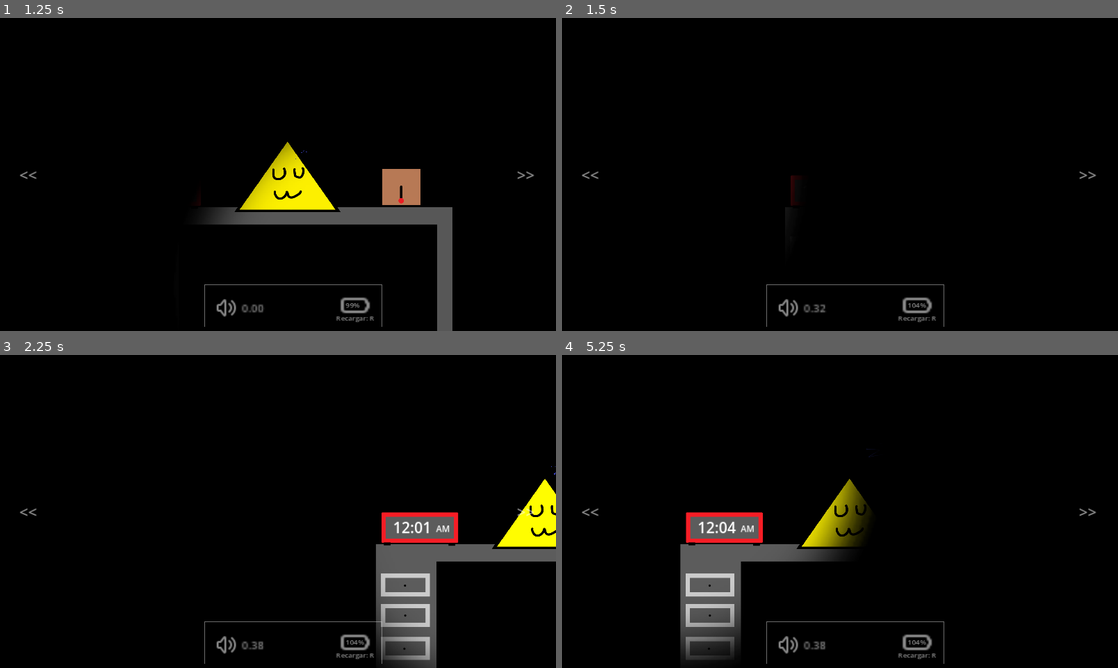
Above: before the commit, frames 1-4 (two rows, left to right).
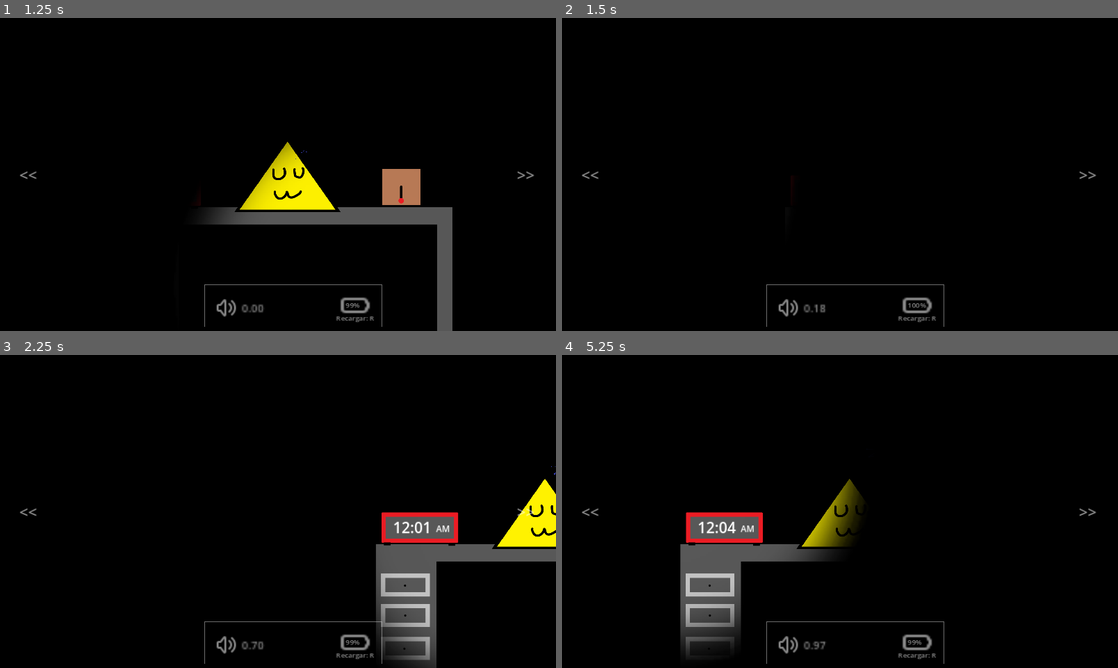
Above: after the commit, the same moments.

Repository: Mageh533/TriangulinProject
Game: Godot game, scene res://Scenes/MainMenu.tscn
Same seed, same stepped clock (60 frames per second), same inputs: the game is played once before the commit and once after it. Sound files missing from this copy of the repository are replaced by a short silence.
Inputs (mouse positions are in pixels of both pictures, inside the frame that each line leads up to):
- Up to frame 1 (1.25 s): click "Joguina24" at 0.5 s
- Up to frame 2 (1.5 s): tap Enter at 1.25 s; move the mouse to (589, 174) at 1.27 s; hold R (recharge) from 1.28 s (still down)
- Up to frame 3 (2.25 s): move the mouse to (528, 511) at 2.02 s; release R (recharge) at 2.03 s; tap R (recharge) at 2.1 s
- Up to frame 4 (5.25 s): move the mouse to (895, 442) at 2.77 s; hold R (recharge) 2.78-3.53 s; move the mouse to (812, 574) at 3.52 s; tap R (recharge) at 3.6, 5.1 s; move the mouse to (1006, 558) at 4.27 s; hold R (recharge) 4.28-5.03 s; move the mouse to (673, 464) at 5.02 s

Frame 1 is identical in both runs. In frame 2, less than 0.1% of the frame differs, in the area x 41-65%, y 50-94%; in frame 3, 0.4%; in frame 4, 1.7%, in the area x 22-66%, y 30-98%.

Commit message:
More sfx

Diff:
--- a/Scenes/MainScene.tscn
+++ b/Scenes/MainScene.tscn
@@ -27,6 +27,7 @@
 [ext_resource type="Script" path="res://Scripts/Game/Objects/Despertador.gd" id="13_jswqi"]
 [ext_resource type="AudioStream" uid="uid://dltssk8a5enlo" path="res://Assets/SoundEffects/Effects/Cristal_roto.mp3" id="13_raib4"]
 [ext_resource type="Texture2D" uid="uid://dcd2cfnoyuwfm" path="res://Assets/Monsters/Circulin/Pala_agarrada.png" id="13_rmkaw"]
+[ext_resource type="AudioStream" uid="uid://52gx3p0vrtr3" path="res://Assets/SoundEffects/Monsters/Pasos.ogg" id="14_2od4f"]
 [ext_resource type="Texture2D" uid="uid://bgtkyy37vsw1j" path="res://Assets/Objects/Boton_azul.png" id="16_b2dq5"]
 [ext_resource type="Texture2D" uid="uid://c3imkdw4n7gxd" path="res://Assets/Monsters/Triangulin/1.png" id="16_rs500"]
 [ext_resource type="Script" path="res://Scripts/Game/Objects/Puerta.gd" id="16_t1obs"]
@@ -68,7 +69,11 @@
 [ext_resource type="Texture2D" uid="uid://c1c5m3yokxwax" path="res://Assets/Effects/spotlight.png" id="42_g3qvk"]
 [ext_resource type="AudioStream" uid="uid://dhfdw0pt7fg06" path="res://Assets/SoundEffects/Effects/Alarm.mp3" id="47_crlr7"]
 [ext_resource type="AudioStream" uid="uid://bitjh3ioumyb5" path="res://Assets/SoundEffects/Effects/393066__wakerone__electric-zap-electricity-2.wav" id="47_u1p6k"]
-[ext_resource type="AudioStream" uid="uid://chc0e7npf5qgg" path="res://Assets/SoundEffects/Effects/Recarga.wav" id="53_7hjjc"]
+[ext_resource type="AudioStream" uid="uid://ccwr2navfp5ui" path="res://Assets/SoundEffects/Effects/Recarga_act.ogg" id="55_3m1ea"]
+[ext_resource type="AudioStream" uid="uid://csef74csc6ls1" path="res://Assets/SoundEffects/Objects/Radio.mp3" id="55_8qdb1"]
+[ext_resource type="AudioStream" uid="uid://pjhnhj578tn2" path="res://Assets/SoundEffects/Monsters/Triangulin.ogg" id="62_5b5md"]
+[ext_resource type="AudioStream" uid="uid://5aercnuueabc" path="res://Assets/SoundEffects/Monsters/CirculinJumpscare.ogg" id="68_264y6"]
+[ext_resource type="AudioStream" uid="uid://cntpshtenchcn" path="res://Assets/SoundEffects/Monsters/PastaLaVista.ogg" id="69_ni1gt"]
 
 [sub_resource type="SpriteFrames" id="SpriteFrames_e7v5w"]
 animations = [{
@@ -521,6 +526,23 @@
 "method": &"stopLogic"
 }]
 }
+tracks/6/type = "method"
+tracks/6/imported = false
+tracks/6/enabled = true
+tracks/6/path = NodePath("POV/UILayer/UI/DeathAnims/Circulin/CirculinSusto/Jumpscare")
+tracks/6/interp = 1
+tracks/6/loop_wrap = true
+tracks/6/keys = {
+"times": PackedFloat32Array(0, 1),
+"transitions": PackedFloat32Array(1, 1),
+"values": [{
+"args": [0.0],
+"method": &"play"
+}, {
+"args": [],
+"method": &"stop"
+}]
+}
 
 [sub_resource type="Animation" id="Animation_u4fau"]
 resource_name = "DoorButtonPushed"
@@ -805,6 +827,20 @@
 "method": &"play"
 }]
 }
+tracks/9/type = "method"
+tracks/9/imported = false
+tracks/9/enabled = true
+tracks/9/path = NodePath("POV/UILayer/UI/DeathAnims/Rectangulin/RectangulinSusto/Jumpscare")
+tracks/9/interp = 1
+tracks/9/loop_wrap = true
+tracks/9/keys = {
+"times": PackedFloat32Array(0.8),
+"transitions": PackedFloat32Array(1),
+"values": [{
+"args": [0.0],
+"method": &"play"
+}]
+}
 
 [sub_resource type="Animation" id="Animation_pntbf"]
 resource_name = "TriangulinGaugeFade"
@@ -873,6 +909,20 @@
 "values": [{
 "args": [],
 "method": &"stopLogic"
+}]
+}
+tracks/4/type = "method"
+tracks/4/imported = false
+tracks/4/enabled = true
+tracks/4/path = NodePath("POV/UILayer/UI/DeathAnims/Triangulin/TriangulinSusto/Jumpscare")
+tracks/4/interp = 1
+tracks/4/loop_wrap = true
+tracks/4/keys = {
+"times": PackedFloat32Array(0),
+"transitions": PackedFloat32Array(1),
+"values": [{
+"args": [0.0],
+"method": &"play"
 }]
 }
 
@@ -994,6 +1044,14 @@
 [node name="Break" type="AudioStreamPlayer2D" parent="Static/Cristal"]
 position = Vector2(412, 128)
 stream = ExtResource("13_raib4")
+
+[node name="Pasos" type="AudioStreamPlayer2D" parent="Static"]
+position = Vector2(1731, 282)
+stream = ExtResource("14_2od4f")
+
+[node name="Pasos2" type="AudioStreamPlayer2D" parent="Static"]
+position = Vector2(-552, 395)
+stream = ExtResource("14_2od4f")
 
 [node name="Mosters" type="Node2D" parent="."]
 
@@ -1098,7 +1156,6 @@
 sprite_frames = SubResource("SpriteFrames_hyekf")
 animation = &"normal"
 script = ExtResource("26_0yk8g")
-rectangulinChance = 1.0
 
 [node name="RectAnims" type="AnimationPlayer" parent="Mosters/Rectangulin"]
 libraries = {
@@ -1387,6 +1444,10 @@
 offset_bottom = 236.0
 mouse_filter = 1
 
+[node name="SFX" type="AudioStreamPlayer2D" parent="Interactable/Radios/Radio1"]
+stream = ExtResource("55_8qdb1")
+max_distance = 3000.0
+
 [node name="Radio2" type="Sprite2D" parent="Interactable/Radios"]
 visible = false
 position = Vector2(813, 578)
@@ -1401,6 +1462,10 @@
 offset_bottom = 236.0
 mouse_filter = 1
 
+[node name="SFX" type="AudioStreamPlayer2D" parent="Interactable/Radios/Radio2"]
+stream = ExtResource("55_8qdb1")
+max_distance = 3000.0
+
 [node name="Radio3" type="Sprite2D" parent="Interactable/Radios"]
 visible = false
 position = Vector2(-862, 584)
@@ -1415,6 +1480,10 @@
 offset_bottom = 236.0
 mouse_filter = 1
 
+[node name="SFX" type="AudioStreamPlayer2D" parent="Interactable/Radios/Radio3"]
+stream = ExtResource("55_8qdb1")
+max_distance = 3000.0
+
 [node name="Radio4First" type="Sprite2D" parent="Interactable/Radios"]
 visible = false
 position = Vector2(2872, 160)
@@ -1429,6 +1498,10 @@
 offset_bottom = 236.0
 mouse_filter = 1
 
+[node name="SFX" type="AudioStreamPlayer2D" parent="Interactable/Radios/Radio4First"]
+stream = ExtResource("55_8qdb1")
+max_distance = 3000.0
+
 [node name="Radio4Last" type="Sprite2D" parent="Interactable/Radios"]
 visible = false
 position = Vector2(-1712, 160)
@@ -1443,6 +1516,10 @@
 offset_bottom = 236.0
 mouse_filter = 1
 
+[node name="SFX" type="AudioStreamPlayer2D" parent="Interactable/Radios/Radio4Last"]
+stream = ExtResource("55_8qdb1")
+max_distance = 3000.0
+
 [node name="RadioTimer" type="Timer" parent="Interactable/Radios"]
 wait_time = 10.0
 autostart = true
@@ -1463,7 +1540,7 @@
 battery = 1.0
 
 [node name="Recarga" type="AudioStreamPlayer2D" parent="Flashlight"]
-stream = ExtResource("53_7hjjc")
+stream = ExtResource("55_3m1ea")
 
 [node name="Darkness" type="DirectionalLight2D" parent="."]
 visible = false
@@ -1547,7 +1624,26 @@
 sprite_frames = SubResource("SpriteFrames_jxpnt")
 frame_progress = 0.75939
 
+[node name="Jumpscare" type="AudioStreamPlayer2D" parent="POV/UILayer/UI/DeathAnims/Triangulin/TriangulinSusto"]
+stream = ExtResource("62_5b5md")
+
 [node name="Circulin" type="Control" parent="POV/UILayer/UI/DeathAnims"]
+layout_mode = 1
+anchors_preset = 15
+anchor_right = 1.0
+anchor_bottom = 1.0
+grow_horizontal = 2
+grow_vertical = 2
+
+[node name="CirculinSusto" type="AnimatedSprite2D" parent="POV/UILayer/UI/DeathAnims/Circulin"]
+position = Vector2(568, 336)
+scale = Vector2(0.01, 0.01)
+sprite_frames = SubResource("SpriteFrames_lui14")
+
+[node name="Jumpscare" type="AudioStreamPlayer2D" parent="POV/UILayer/UI/DeathAnims/Circulin/CirculinSusto"]
+stream = ExtResource("68_264y6")
+
+[node name="Rectangulin" type="Control" parent="POV/UILayer/UI/DeathAnims"]
 visible = false
 layout_mode = 1
 anchors_preset = 15
@@ -1556,23 +1652,13 @@
 grow_horizontal = 2
 grow_vertical = 2
 
-[node name="CirculinSusto" type="AnimatedSprite2D" parent="POV/UILayer/UI/DeathAnims/Circulin"]
-position = Vector2(568, 336)
-scale = Vector2(0.01, 0.01)
-sprite_frames = SubResource("SpriteFrames_lui14")
-
-[node name="Rectangulin" type="Control" parent="POV/UILayer/UI/DeathAnims"]
-layout_mode = 1
-anchors_preset = 15
-anchor_right = 1.0
-anchor_bottom = 1.0
-grow_horizontal = 2
-grow_vertical = 2
-
 [node name="RectangulinSusto" type="AnimatedSprite2D" parent="POV/UILayer/UI/DeathAnims/Rectangulin"]
-position = Vector2(559, 384)
+position = Vector2(96.4, 384)
 sprite_frames = SubResource("SpriteFrames_hyekf")
 animation = &"ready"
+
+[node name="Jumpscare" type="AudioStreamPlayer2D" parent="POV/UILayer/UI/DeathAnims/Rectangulin/RectangulinSusto"]
+stream = ExtResource("69_ni1gt")
 
 [node name="Hurt" type="ColorRect" parent="POV/UILayer/UI/DeathAnims/Rectangulin"]
 layout_mode = 1
@@ -1581,7 +1667,7 @@
 anchor_bottom = 1.0
 grow_horizontal = 2
 grow_vertical = 2
-color = Color(1, 0, 0, 0.258824)
+color = Color(1, 0, 0, 0.505883)
 
 [node name="Ready" type="AudioStreamPlayer" parent="POV/UILayer/UI/DeathAnims/Rectangulin"]
 process_mode = 3
@@ -1769,6 +1855,7 @@
 [connection signal="mouse_exited" from="POV/MoveLeft" to="." method="_on_move_left_mouse_exited"]
 [connection signal="mouse_entered" from="POV/MoveRight" to="." method="_on_move_right_mouse_entered"]
 [connection signal="mouse_exited" from="POV/MoveRight" to="." method="_on_move_right_mouse_exited"]
+[connection signal="timeout" from="DifficultyTimer" to="." method="_on_difficulty_timer_timeout"]
 [connection signal="timeout" from="DifficultyTimer" to="Mosters/Triangulin" method="_on_difficulty_timer_timeout"]
 [connection signal="timeout" from="DifficultyTimer" to="Mosters/Circulin" method="_on_difficulty_timer_timeout"]
 [connection signal="timeout" from="DifficultyTimer" to="Mosters/Rectangulin" method="_on_difficulty_timer_timeout"]
--- a/Scripts/Game/GameLogic.gd
+++ b/Scripts/Game/GameLogic.gd
@@ -99,3 +99,11 @@
 
 func stopLogic():
 	get_tree().paused = true
+
+func _on_difficulty_timer_timeout():
+	randomize()
+	var rand = randi_range(0, 2)
+	if rand == 1:
+		$Static/Pasos.play()
+	elif rand == 2:
+		$Static/Pasos2.play()
--- a/Scripts/Game/Mechanics/Flashlight.gd
+++ b/Scripts/Game/Mechanics/Flashlight.gd
@@ -10,14 +10,12 @@
 		energy = 1 * battery
 		texture_scale = 4 * battery + 0.01
 
-	if(Input.is_action_just_pressed("recharge")):
-		if battery < 1:
-			battery += 0.05
-			GlobalVariables.tempNoise += 0.5
-			var recargadup = $Recarga.duplicate()
-			add_child(recargadup)
-			recargadup.play()
-			await recargadup.finished
-			recargadup.queue_free()
+	if(Input.is_action_pressed("recharge")):
+		battery += 0.05 * delta
 		if battery > 1:
 			battery = 1
+		GlobalVariables.tempNoise += delta * 2
+	if(Input.is_action_just_pressed("recharge")):
+		$Recarga.play()
+	if(Input.is_action_just_released("recharge")):
+		$Recarga.stop()
--- a/Scripts/Game/Objects/Radios.gd
+++ b/Scripts/Game/Objects/Radios.gd
@@ -11,6 +11,9 @@
 	if radioActive:
 		radioActive = false
 		GlobalVariables.permNoise -= radioNoise
+		for radio in get_children():
+			if str(activeRadio) in radio.name:
+				get_node(radio.name + "/SFX").stop()
 
 func turnRadioOn():
 	if !radioActive:
@@ -24,6 +27,7 @@
 		for radio in get_children():
 			if str(activeRadio) in radio.name:
 				radio.show()
+				get_node(radio.name + "/SFX").play()
 		GlobalVariables.permNoise += radioNoise
 
 func _on_radio_timer_timeout():
Not shown, removed: Assets/SoundEffects/Effects/Recarga.wav.import
Not shown, added: Assets/SoundEffects/Effects/Recarga_act.ogg.import
Not shown, added: Assets/SoundEffects/Monsters/CirculinJumpscare.ogg.import
Not shown, added: Assets/SoundEffects/Monsters/Pasos.ogg.import
Not shown, added: Assets/SoundEffects/Monsters/PastaLaVista.ogg.import
Not shown, added: Assets/SoundEffects/Monsters/Triangulin.ogg.import
Not shown, added: Assets/SoundEffects/Objects/Radio.mp3.import
Not shown: 1 places in Scenes/MainScene.tscn that only renumber resources
Not shown, removed: Assets/SoundEffects/Effects/Recarga.wav
Not shown, added: Assets/SoundEffects/Effects/Recarga_act.ogg
Not shown, added: Assets/SoundEffects/Effects/Recarga_actualizada.m4a
Not shown, added: Assets/SoundEffects/Monsters/CirculinJumpscare.ogg
(and 4 more such lines)
